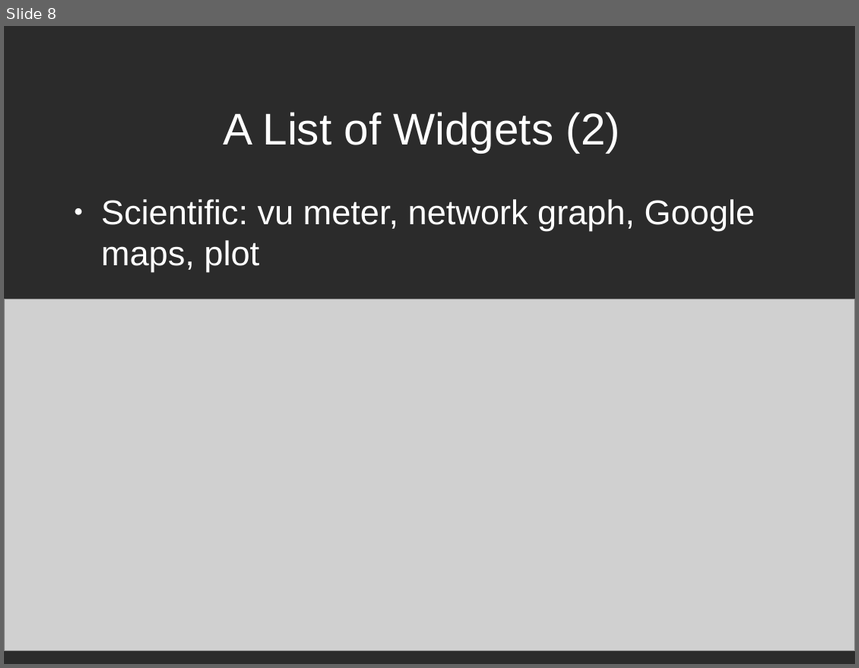
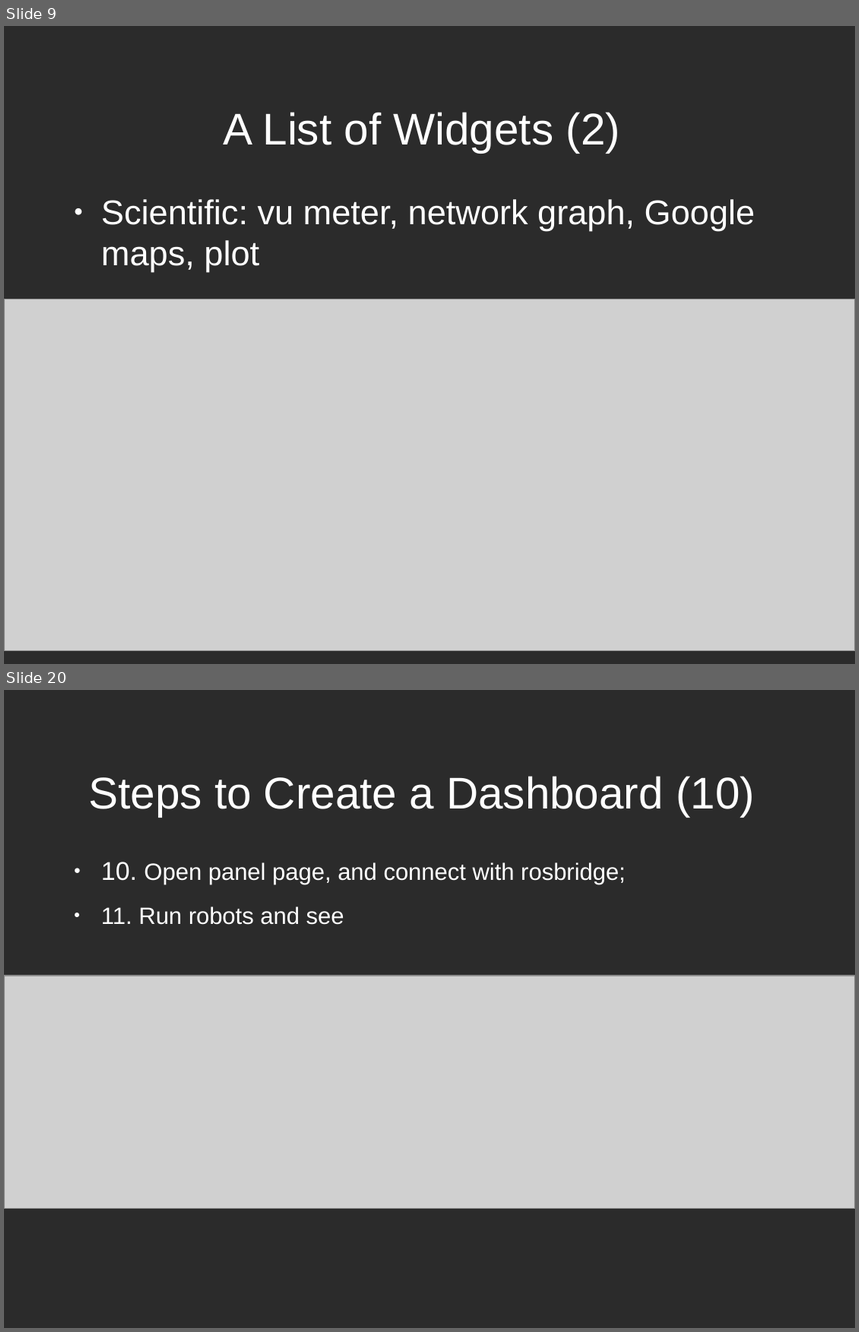
Before and after one commit to AutonomyLab/rosdash, a slide deck: doc/rosdash.odp. Shown one above the other, each under a label of ours: slide 8 before the commit, slides 9 and 20 after it; the slides between them are not shown. The pictures are 859x668 and 859x1332 pixels, drawn with LibreOffice and Linux fonts; fonts in the diff are those of the drawing; grey boxes stand for pictures; background and template pictures are left out; a plain dark background stands for a picture behind light text. Boxes give left, top, right and bottom in pixels: in the first picture for what was removed or moved away, otherwise in the second. Text is boxed around its words. In the diff, an @@ line names an element or a change of style, - is before the commit and + after.

```diff
--- a/doc/rosdash.odp
+++ b/doc/rosdash.odp
@@ slide 20 added at bbox=[4, 690, 855, 1328], background picture (left out) @@
@@ title added at bbox=[89, 776, 755, 816], 41.4 pt, text #FFFFFF @@
+Steps to Create a Dashboard (10)
@@ text added at bbox=[101, 862, 626, 925], 22 pt, text #FFFFFF @@
+● 10. Open panel page, and connect with rosbridge;
+● 11. Run robots and see
@@ picture added at bbox=[4, 976, 855, 1209] @@
@@ what was slide 8 is now slide 9 @@
```
Also in this commit, not shown: 5 slides changed, 10 other slides added, 2 slides removed, 10 other files.
